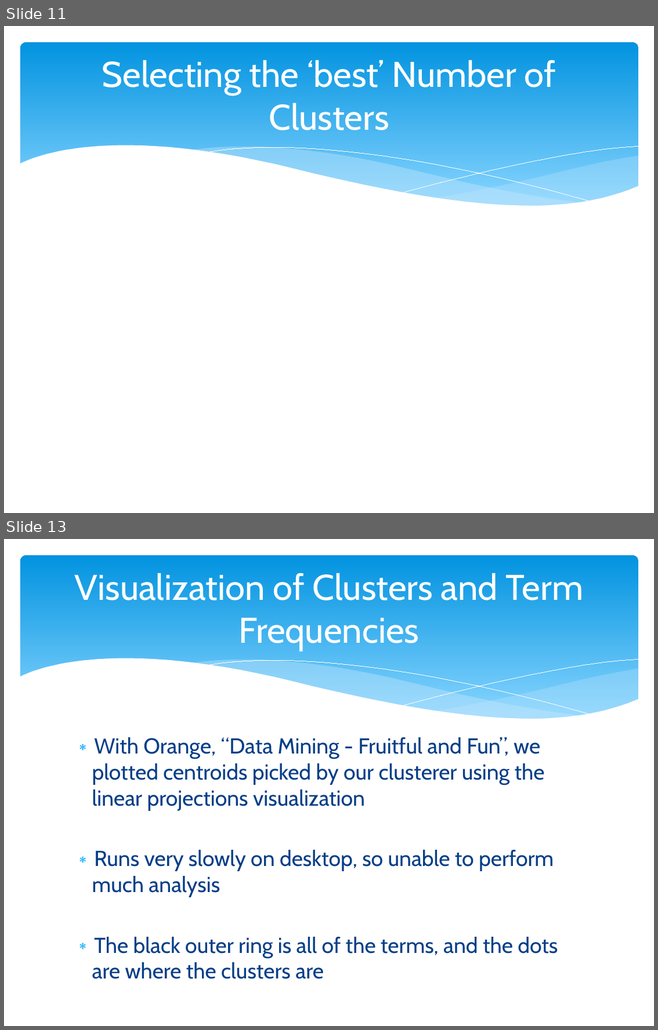
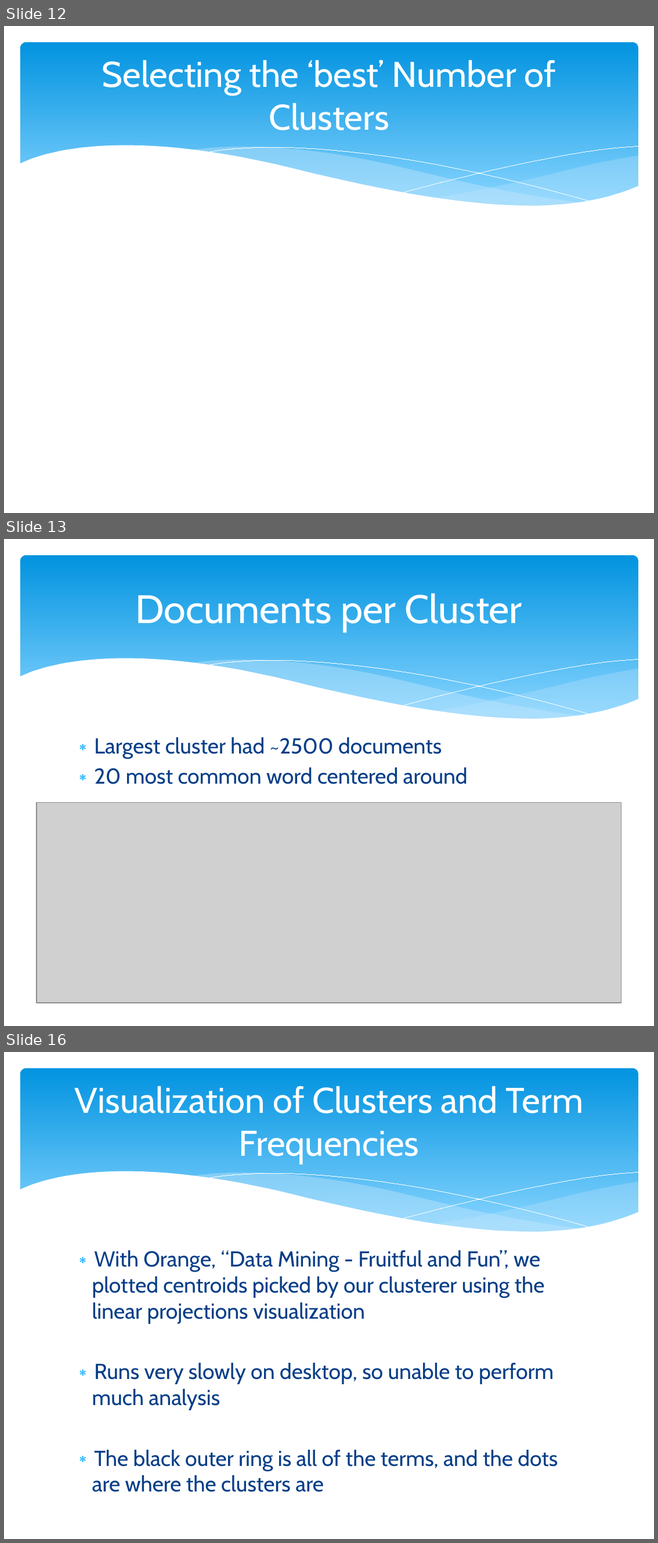
Before and after one commit to Mletter1/Challenge1, a slide deck: Presentation.pptx. Shown one above the other, each under a label of ours: slides 11 and 13 before the commit, slides 12, 13 and 16 after it; the slides between them are not shown. The pictures are 658x1030 and 658x1543 pixels, drawn with LibreOffice and Linux fonts; fonts in the diff are those of the drawing; grey boxes stand for pictures. Boxes give left, top, right and bottom in pixels: in the first picture for what was removed or moved away, otherwise in the second. Text is boxed around its words. In the diff, an @@ line names an element or a change of style, - is before the commit and + after.

```diff
--- a/Presentation.pptx
+++ b/Presentation.pptx
@@ slide 13 added at [4,539,654,1026], background #FFFFFF; not listed: 6 template elements that a slide beside it also shows @@
@@ title added at [136,593,522,632], 44 pt, text #FFFFFF @@
+Documents per Cluster
@@ text added at [94,737,467,784], 24 pt, text #073E87 @@
+∗ Largest cluster had ~2500 documents
+∗ 20 most common word centered around
@@ picture added at [36,803,621,1003] @@
@@ what was slide 11 is now slide 12 @@
@@ what was slide 13 is now slide 16 @@
```
Also in this commit, not shown: 2 slides changed, 3 other slides added, 1 other file.
